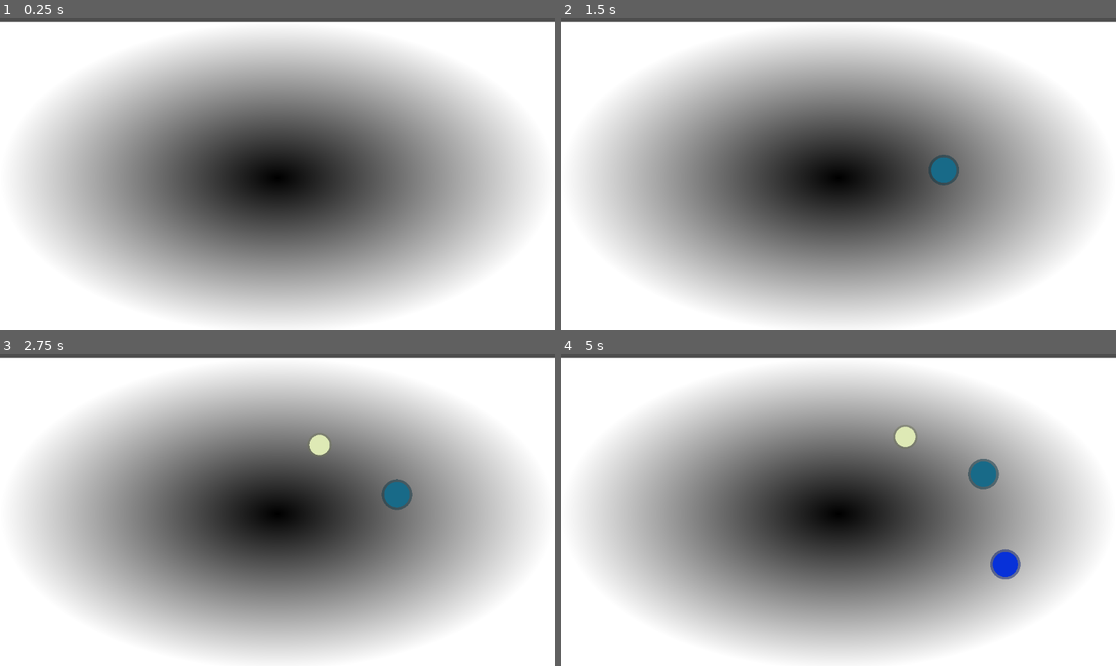
Above: before the commit, frames 1-4 (two rows, left to right).
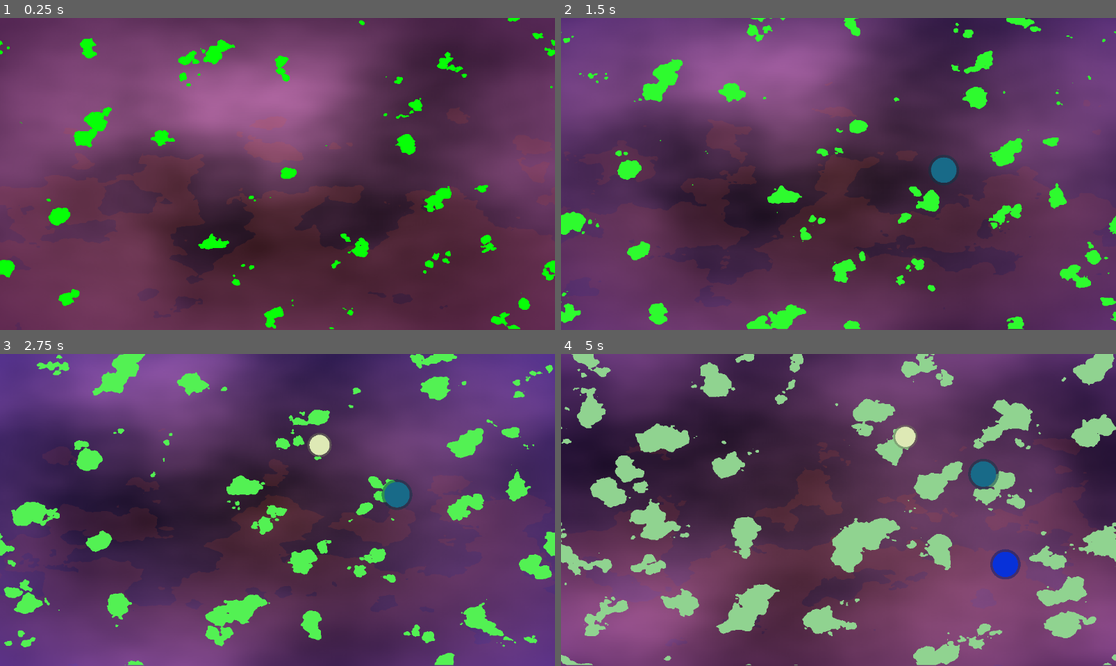
Above: after the commit, the same moments.

Repository: RoroZoro41/Bouncing_Marbles
Game: Godot game, scene res://Scenes/main.tscn
Same seed, same stepped clock (60 frames per second), same inputs: the game is played once before the commit and once after it.
Inputs (mouse positions are in pixels of both pictures, inside the frame that each line leads up to):
- Up to frame 1 (0.25 s): no input
- Up to frame 2 (1.5 s): move the mouse to (960, 158) at 0.52 s; press the mouse at (960, 158) at 0.53 s; move the mouse to (943, 170) at 1.27 s; release the mouse at (943, 170) at 1.28 s; right-click (943, 170) at 1.35 s
- Up to frame 3 (2.75 s): move the mouse to (333, 441) at 2.02 s; press the mouse at (333, 441) at 2.03 s
- Up to frame 4 (5 s): move the mouse to (882, 444) at 2.77 s; release the mouse at (882, 444) at 2.78 s; right-click (882, 444) at 2.85 s; move the mouse to (1005, 556) at 3.52 s; press the mouse at (1005, 556) at 3.53 s; move the mouse to (1005, 566) at 4.27 s; release the mouse at (1005, 566) at 4.28 s; right-click (1005, 566) at 4.35 s

The runs differ from the first frame. In frame 1, 99% of the frame differs, in the area x 0-100%, y 0-100%; in frame 2, 97%; in frame 3, 97%; in frame 4, 98%.

Commit message:
Added 4 shader backgrounds

Diff:
--- a/bouncing-ball/Scenes/main.tscn
+++ b/bouncing-ball/Scenes/main.tscn
@@ -1,10 +1,27 @@
-[gd_scene load_steps=9 format=3 uid="uid://bofj65ab8kula"]
+[gd_scene load_steps=17 format=3 uid="uid://bofj65ab8kula"]
 
 [ext_resource type="Script" path="res://Scripts/main.gd" id="1_yxmpq"]
+[ext_resource type="Shader" path="res://Shaders/colored noise shift.gdshader" id="2_4pcfh"]
+[ext_resource type="Shader" path="res://Shaders/background.gdshader" id="2_b8rvp"]
 [ext_resource type="Shader" path="res://Shaders/fire.gdshader" id="2_fh6vq"]
-[ext_resource type="Shader" path="res://Shaders/Test.gdshader" id="3_x2apc"]
+[ext_resource type="Shader" path="res://Shaders/circle gradient.gdshader" id="3_x2apc"]
 
 [sub_resource type="ShaderMaterial" id="ShaderMaterial_btld2"]
+
+[sub_resource type="FastNoiseLite" id="FastNoiseLite_h78mh"]
+noise_type = 3
+frequency = 0.0021
+
+[sub_resource type="NoiseTexture2D" id="NoiseTexture2D_vli6o"]
+seamless = true
+seamless_blend_skirt = 1.0
+noise = SubResource("FastNoiseLite_h78mh")
+
+[sub_resource type="ShaderMaterial" id="ShaderMaterial_y0jxo"]
+shader = ExtResource("2_b8rvp")
+shader_parameter/color = Color(0.870588, 0.517647, 0.792157, 1)
+shader_parameter/noise_uv_speed = 0.08
+shader_parameter/noise = SubResource("NoiseTexture2D_vli6o")
 
 [sub_resource type="FastNoiseLite" id="FastNoiseLite_67fxs"]
 
@@ -16,12 +33,28 @@
 shader = ExtResource("2_fh6vq")
 shader_parameter/flame_color = Color(0.943792, 0.356554, 0.169465, 1)
 shader_parameter/horizontal_scroll_speed = 0.0
-shader_parameter/vertical_scroll_speed = 0.5
-shader_parameter/UV_offset = -0.5
+shader_parameter/vertical_scroll_speed = 0.1
+shader_parameter/UV_offset = -0.71
 shader_parameter/noise = SubResource("NoiseTexture2D_yd68m")
 
 [sub_resource type="ShaderMaterial" id="ShaderMaterial_ysrvg"]
 shader = ExtResource("3_x2apc")
+
+[sub_resource type="FastNoiseLite" id="FastNoiseLite_bcrrl"]
+noise_type = 2
+
+[sub_resource type="NoiseTexture2D" id="NoiseTexture2D_rr7qh"]
+width = 720
+seamless = true
+noise = SubResource("FastNoiseLite_bcrrl")
+
+[sub_resource type="ShaderMaterial" id="ShaderMaterial_drs5g"]
+shader = ExtResource("2_4pcfh")
+shader_parameter/scroll_speed = 0.12
+shader_parameter/noise_alpha_deletion = 0.4
+shader_parameter/noise_alpha_swing_speed = 0.11
+shader_parameter/color = Color(0.207843, 0, 0.94902, 1)
+shader_parameter/noise = SubResource("NoiseTexture2D_rr7qh")
 
 [node name="main" type="Node2D"]
 material = SubResource("ShaderMaterial_btld2")
@@ -30,29 +63,46 @@
 [node name="Control" type="CanvasLayer" parent="."]
 layer = -1
 
-[node name="ColorRect" type="ColorRect" parent="Control"]
-visible = false
+[node name="Background" type="ColorRect" parent="Control"]
+z_index = -2
+material = SubResource("ShaderMaterial_y0jxo")
+anchors_preset = 15
+anchor_right = 1.0
+anchor_bottom = 1.0
+grow_horizontal = 2
+grow_vertical = 2
+mouse_filter = 2
+
+[node name="Fire" type="ColorRect" parent="Control"]
 z_index = -1
 material = SubResource("ShaderMaterial_gm42s")
 anchors_preset = 15
 anchor_right = 1.0
 anchor_bottom = 1.0
-offset_left = -107.0
-offset_right = -107.0
 grow_horizontal = 2
 grow_vertical = 2
 mouse_filter = 2
 color = Color(0.0184099, 0.043205, 0.144281, 1)
 
-[node name="ColorRect2" type="ColorRect" parent="Control"]
+[node name="Gradient" type="ColorRect" parent="Control"]
 z_index = -1
 material = SubResource("ShaderMaterial_ysrvg")
 anchors_preset = 15
 anchor_right = 1.0
 anchor_bottom = 1.0
-offset_top = 8.0
-offset_bottom = 8.0
 grow_horizontal = 2
 grow_vertical = 2
 mouse_filter = 2
 color = Color(0, 0, 0, 1)
+metadata/_edit_use_anchors_ = true
+
+[node name="ColorRect" type="ColorRect" parent="Control"]
+material = SubResource("ShaderMaterial_drs5g")
+anchors_preset = 15
+anchor_right = 1.0
+anchor_bottom = 1.0
+offset_top = -2.0
+offset_bottom = -2.0
+grow_horizontal = 2
+grow_vertical = 2
+mouse_filter = 2
--- /dev/null
+++ b/bouncing-ball/Scenes/test.tscn
@@ -0,0 +1,14 @@
+[gd_scene load_steps=4 format=3 uid="uid://by8k08gjkiqhb"]
+
+[ext_resource type="Shader" path="res://Shaders/ball_shader.gdshader" id="1_8lbdn"]
+[ext_resource type="Texture2D" uid="uid://dt8qag4rwaq5m" path="res://Stuff/icon.svg" id="2_v3fji"]
+
+[sub_resource type="ShaderMaterial" id="ShaderMaterial_f80u4"]
+shader = ExtResource("1_8lbdn")
+shader_parameter/marble_color = Color(1, 1, 1, 0.8)
+shader_parameter/refraction_strength = 0.05
+shader_parameter/refraction_distortion = Vector2(0.02, 0.02)
+
+[node name="Test" type="Sprite2D"]
+material = SubResource("ShaderMaterial_f80u4")
+texture = ExtResource("2_v3fji")
--- /dev/null
+++ b/bouncing-ball/Shaders/background.gdshader
@@ -0,0 +1,14 @@
+shader_type canvas_item;
+uniform vec4 color: source_color;
+uniform sampler2D noise: hint_default_black, repeat_enable;
+uniform float noise_uv_speed: hint_range(0.0, 1.0, 0.01);
+
+void fragment()
+{
+	vec2 nois_uv = vec2(UV.x + TIME * noise_uv_speed, UV.y + TIME * noise_uv_speed );
+	vec4 noise_texture = texture(noise,nois_uv);
+	vec4 final_color = noise_texture;
+	final_color.a = sin(TIME * noise_uv_speed)+1.0;
+	final_color *= color;
+	COLOR = final_color;
+}
--- /dev/null
+++ b/bouncing-ball/Shaders/ball_shader.gdshader
@@ -0,0 +1,28 @@
+shader_type canvas_item;
+
+//uniform sampler2D texture : hint_albedo;
+uniform vec4 marble_color : source_color = vec4(1.0, 1.0, 1.0, 0.8); // Color of the marble (can adjust transparency)
+uniform float refraction_strength : hint_range(0.0, 1.0) = 0.05; // Refraction strength
+uniform vec2 refraction_distortion = vec2(0.02, 0.02); // Distortion of refraction
+
+void fragment() {
+    // Get the base texture color
+    vec4 tex_color = texture(TEXTURE, FRAGCOORD.xy / SCREEN_PIXEL_SIZE);
+
+    //// Calculate refraction effect
+    //vec2 refraction_offset = (FRAGCOORD.xy / SCREEN_PIXEL_SIZE) * refraction_strength * refraction_distortion;
+    //vec4 refraction_color = texture(TEXTURE, (FRAGCOORD.xy / SCREEN_PIXEL_SIZE) + refraction_offset);
+//
+    //// Mix the texture and refraction colors
+    //vec4 final_color = mix(tex_color, refraction_color, 0.5);
+//
+    //// Apply marble color and transparency
+    //final_color *= marble_color;
+    //final_color.a *= tex_color.a; // Keep the alpha channel from the texture
+//
+    //// Set the final color of the fragment
+    //COLOR = final_color;
+
+	COLOR = texture(TEXTURE, UV)*0.1;
+
+}
--- /dev/null
+++ b/bouncing-ball/Shaders/circle gradient.gdshader
@@ -0,0 +1,14 @@
+	shader_type canvas_item;
+
+	void fragment()
+	{
+		vec2 xy = vec2(abs(UV.x-0.5), abs(UV.y-0.5));
+		COLOR.rg = xy;
+		float grayscale = length(xy); // Scale to reach full range
+		COLOR =  vec4(vec3(grayscale), 1.0);
+		COLOR.a = COLOR.r;
+		float shift = sin(TIME * 0.5) * 0.5 + 0.5; // Oscillates between 0 and 1
+		COLOR.rgb = mix(vec3(1.0, 0.0, 0.0), vec3(0.0, 0.0, 1.0), shift);
+		COLOR = (COLOR * length(COLOR))*0.5;
+		//COLOR.rgb = vec3(0.5);
+	}
--- /dev/null
+++ b/bouncing-ball/Shaders/colored noise shift.gdshader
@@ -0,0 +1,23 @@
+	shader_type canvas_item;
+	uniform sampler2D noise: hint_default_black, repeat_enable;
+	uniform float scroll_speed: hint_range(0.0, 1.0, 0.01);
+	uniform float noise_alpha_deletion: hint_range(0.0, 1.0, 0.01);
+	uniform float noise_alpha_swing_speed: hint_range(0.0, 1.0, 0.01);
+	uniform vec4 color: source_color;
+
+	void fragment()
+	{
+		//vec2 moving_noise = vec2(UV.x + TIME * sin(scroll_speed), UV.y + TIME * scroll_speed);
+		vec2 moving_noise = vec2(UV.x + cos(TIME * scroll_speed), UV.y + sin(TIME * scroll_speed));
+		vec4 noise_texture = texture(noise, moving_noise);
+
+		//vec4 fading = vec4(vec3(sin(TIME)*0.5)+0.5 ,1.0);
+		vec4 fading = vec4(vec3(sin(TIME)*0.25)+0.5 ,1.0);
+
+		COLOR.a = step(noise_texture.r, (sin(TIME * noise_alpha_swing_speed) + 1.0) * 0.5 * noise_alpha_deletion);
+
+		fading = vec4(abs(sin(TIME*scroll_speed)),abs(cos(TIME*scroll_speed)),abs(sin(TIME*scroll_speed)),1.0 );
+
+		COLOR *= fading;
+		//COLOR *= noise_texture;
+	}
--- a/bouncing-ball/Shaders/fire.gdshader
+++ b/bouncing-ball/Shaders/fire.gdshader
@@ -1,5 +1,5 @@
 shader_type canvas_item;
-uniform vec3 flame_color: source_color, instance_index(0);
+uniform vec3 flame_color: source_color;
 uniform float horizontal_scroll_speed = 0.1;
 uniform float vertical_scroll_speed = 0.1;
 uniform float UV_offset = 0;
@@ -18,7 +18,7 @@
 	final_color.rgb += vec3(UV.y + UV_offset);
 	final_color.rgb = step(final_color.rgb, vec3(0.4));
 	final_color.rgb = vec3(1.0) - final_color.rgb;
-	final_color.a = final_color.r;
+	final_color.a = final_color.r/8.0;
 	final_color.rgb = flame_color.rgb;
 	COLOR = final_color;
 }
Not shown, changed: bouncing-ball/TODO.txt
